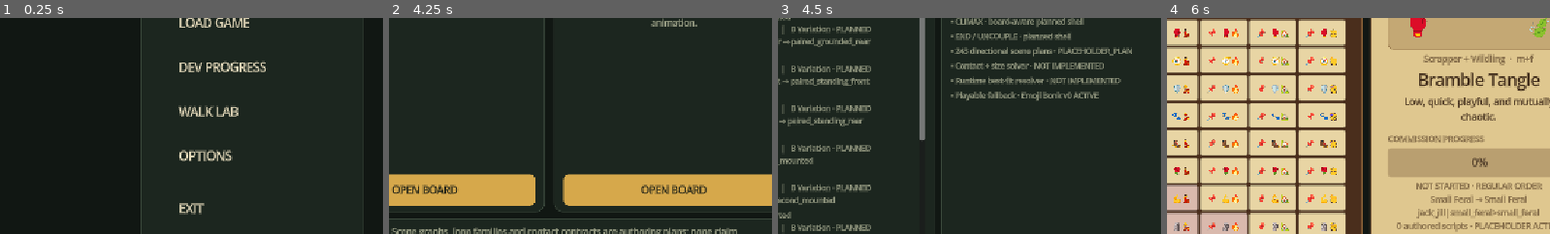
Above: before the commit, frames 1-4 (left to right).
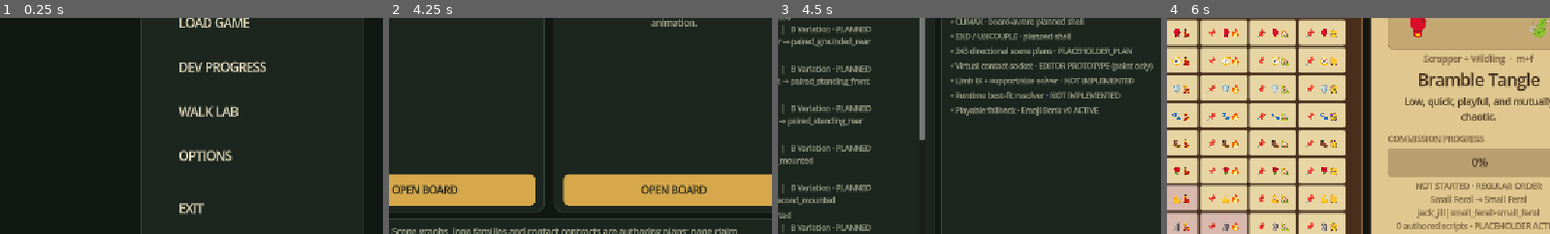
Above: after the commit, the same moments.

Repository: SeirVed/Go.Breeding
Game: Godot game, scene res://scenes/main.tscn
Two runs of this game, one before a commit and one after it. Both use one fixed random seed, a clock stepped at 60 frames per second and the inputs below.
Inputs:
- Up to frame 1 (0.25 s): no input
- Up to frame 2 (4.25 s): click "DEV PROGRESS" at 0.5 s; click "COMMISSIONS" at 1.25 s; click "OVERVIEW" at 2 s; click "CHARACTERS" at 2.75 s; click "OVERVIEW" at 3.5 s
- Up to frame 3 (4.5 s): click "ANIMATION" at 4.25 s
- Up to frame 4 (6 s): click "OVERVIEW" at 5 s; click "OPEN BOARD" at 5.75 s
The pictures show only the part of the screen within x 45-95%, y 41-91%; the shares and areas given below are measured in that part.

Frames 1-2 are identical in both runs. In frame 3, 3.4% of the frame differs, in the area x 45-98%, y 20-46%; in frame 4, nothing differs.

Commit message:
feat: add virtual contact socket prototype

Diff:
--- a/data/paper_doll_studio.json
+++ b/data/paper_doll_studio.json
@@ -21,6 +21,7 @@
       "duration_ticks": 240,
       "timeline_mode": "simple",
       "verbs": [],
+      "contact_locks": [],
       "actors": [
         {"id": "A", "character_id": "", "role": "male", "size": "large", "height_inches": 102.0, "stage_x": -140.0, "stage_y": 0.0, "rig_offsets": {}},
         {"id": "B", "character_id": "", "role": "female", "size": "medium", "height_inches": 65.0, "stage_x": 140.0, "stage_y": 0.0, "rig_offsets": {}}
--- a/scripts/main.gd
+++ b/scripts/main.gd
@@ -1187,7 +1187,8 @@
 		"CLIMAX · board-aware planned shell",
 		"END / UNCOUPLE · planned shell",
 		"243 directional scene plans · PLACEHOLDER_PLAN",
-		"Contact + size solver · NOT IMPLEMENTED",
+		"Virtual contact socket · EDITOR PROTOTYPE (point only)",
+		"Limb IK + support/size solver · NOT IMPLEMENTED",
 		"Runtime best-fit resolver · NOT IMPLEMENTED",
 		"Playable fallback · Emoji Bonk v0 ACTIVE",
 	]
--- a/tools/rig_studio_smoke.gd
+++ b/tools/rig_studio_smoke.gd
@@ -3,8 +3,9 @@
 
 const Screen := preload("res://addons/rig_studio/rig_studio.gd")
 const VerbEngine := preload("res://addons/rig_studio/verb_engine.gd")
-const CAPTURE_PATH := "res://artifacts/rig-studio-v0.2.0.png"
-const SINGLE_CAPTURE_PATH := "res://artifacts/rig-studio-v0.2.0-single-builder.png"
+const ContactSolver := preload("res://addons/rig_studio/contact_lock_solver.gd")
+const CAPTURE_PATH := "res://artifacts/rig-studio-v0.3.1.png"
+const SINGLE_CAPTURE_PATH := "res://artifacts/rig-studio-v0.3.1-single-builder.png"
 
 
 func _init() -> void:
@@ -13,6 +14,14 @@
 
 
 func _run() -> void:
+	var captured_socket := ContactSolver.capture_normalized(Vector2(15.0, 22.0), Vector2(10.0, 20.0), Vector2(10.0, 30.0))
+	if not bool(captured_socket.get("valid", false)) or Vector2(float(captured_socket.local_offset[0]), float(captured_socket.local_offset[1])).distance_to(Vector2(0.5, 0.2)) > 0.0001:
+		_fail("Contact solver failed to capture a normalized virtual socket")
+		return
+	var rotated_scaled_socket := ContactSolver.resolve_normalized(captured_socket.local_offset, Vector2(100.0, 100.0), Vector2(80.0, 100.0))
+	if not bool(rotated_scaled_socket.get("valid", false)) or Vector2(rotated_scaled_socket.point).distance_to(Vector2(96.0, 110.0)) > 0.0001:
+		_fail("Contact solver failed to preserve offset through secondary rotation and scale")
+		return
 	var screen = Screen.new()
 	root.add_child(screen)
 	screen.size = Vector2(root.size)
@@ -169,6 +178,28 @@
 	if screen._multi_stage.actor_count() != 4:
 		_fail("Cast removal undo failed")
 		return
+	screen.multi_stage_select_actor("A", "hand_left")
+	var target_picker: OptionButton = screen._animation_editor_panel.contact_target_picker
+	for item in target_picker.item_count:
+		if str(target_picker.get_item_metadata(item)) == "B":
+			target_picker.select(item)
+			break
+	screen._capture_contact_lock()
+	if screen._current_contact_locks().size() != 1 or str(screen._current_contact_locks()[0].get("status", "")) != "authoring_prototype":
+		_fail("Contact-lock UI did not persist its honest authoring-prototype record")
+		return
+	screen._multi_stage.set_actor_offsets("B", {"torso": [36.0, 0.0]})
+	screen._multi_stage.set_phase(0.0)
+	var lock_id := str(screen._current_contact_locks()[0].get("id", ""))
+	var locked_source: Vector2 = screen._multi_stage.anchor_stage_position("A", "hand_left")
+	var virtual_target: Vector2 = screen._multi_stage.resolved_contact_targets.get(lock_id, Vector2.INF)
+	if locked_source.distance_to(virtual_target) > 0.25:
+		_fail("Captured source anchor did not follow the rotated secondary virtual socket")
+		return
+	screen._header_action("Undo")
+	if not screen._current_contact_locks().is_empty():
+		_fail("Contact-lock creation was not undoable")
+		return
 	screen._select_mode("Animate")
 	screen._select_frame(2)
 	screen.multi_stage_select_actor("B", "head")
@@ -275,6 +306,7 @@
 		return
 	print("RIG_STUDIO_V020: builder creation, variable keys, multi-select, onion skins, propagation and verb composition passed")
 	print("MULTI_RIG_SMOKE: independent cast sizes, arbitrary rig count, keyed actor poses and stage motion passed")
+	print("CONTACT_LOCK_SMOKE: normalized virtual sockets preserved secondary rotation and scale")
 	print("RIG_STUDIO_SMOKE: editor UI, anchor drag, shared keyframe, undo and mode separation passed")
 	if OS.get_cmdline_user_args().has("--capture-rig-studio"):
 		screen._load_documents()
@@ -298,7 +330,12 @@
 		DisplayServer.window_set_size(Vector2i(1280, 720))
 		screen.size = Vector2(float(ProjectSettings.get_setting("display/window/size/viewport_width")), float(ProjectSettings.get_setting("display/window/size/viewport_height")))
 		await process_frame
-		print("RIG_STUDIO_LAYOUT: viewport=%s screen=%s root=%s split=%s stage=%s right=%s" % [root.size, screen.size, screen.get_child(0).size, screen.get_child(0).get_child(1).size, screen._stage.size, screen.get_child(0).get_child(1).get_child(1).size])
+		if not capture_single:
+			screen._cast_inventory.scroll_vertical = maxi(0, int(screen._animation_editor_panel.contact_list.position.y) - 36)
+			await process_frame
+		var ui_root: VBoxContainer = screen.get_child(1)
+		var split: HSplitContainer = ui_root.get_child(1)
+		print("RIG_STUDIO_LAYOUT: viewport=%s screen=%s root=%s split=%s stage=%s right=%s" % [root.size, screen.size, ui_root.size, split.size, screen._stage.size, split.get_child(1).size])
 		await RenderingServer.frame_post_draw
 		var image := root.get_texture().get_image()
 		if image.save_png(SINGLE_CAPTURE_PATH if capture_single else CAPTURE_PATH) != OK:
Not shown, changed: addons/rig_studio/animation_editor_panel.gd
Not shown, added: addons/rig_studio/contact_lock_solver.gd
Not shown, added: addons/rig_studio/contact_lock_solver.gd.uid
Not shown, changed: addons/rig_studio/multi_rig_stage.gd
Not shown, changed: addons/rig_studio/plugin.cfg
Not shown, changed: addons/rig_studio/rig_studio.gd
Not shown, changed: CHANGELOG.md
Not shown, changed: docs/animation_pipeline.md
Not shown, changed: docs/parametric_choreography.md
Not shown, changed: docs/project-board.html
Not shown, changed: docs/rig_studio.md
